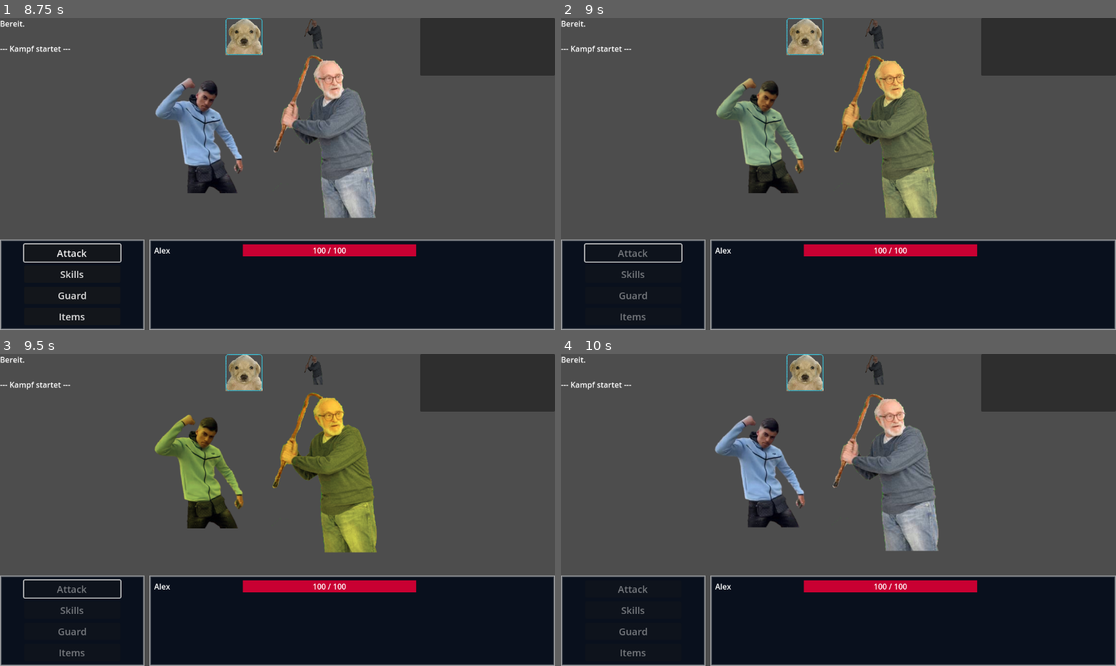
Above: before the commit, frames 1-4 (two rows, left to right).
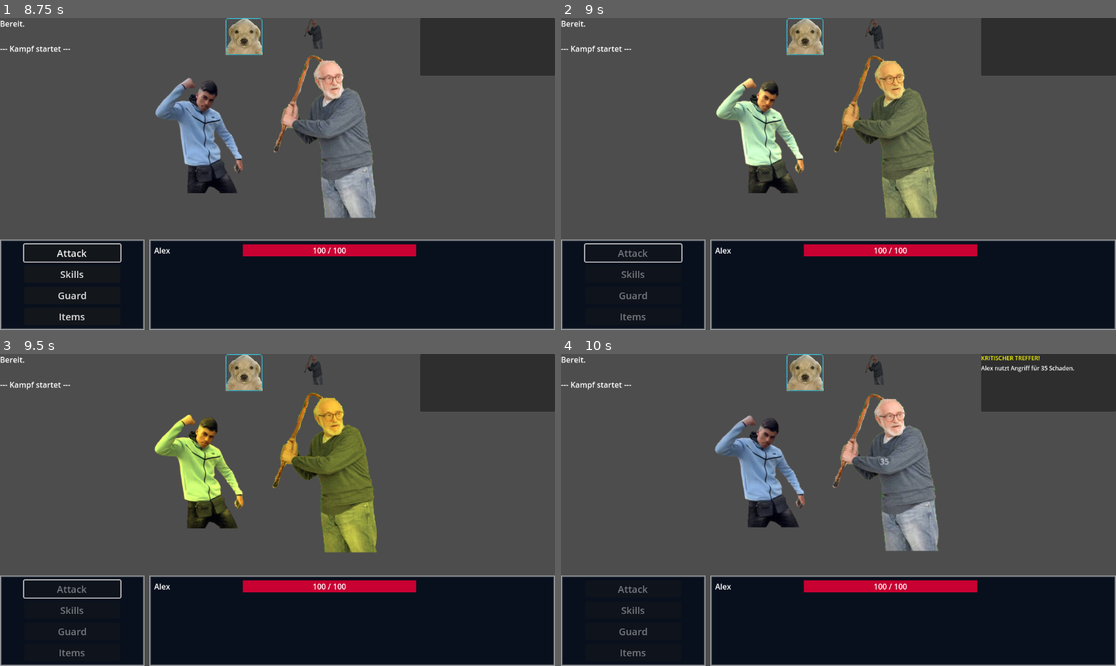
Above: after the commit, the same moments.

Repository: Marv0407/kotstulle-game
Game: Godot game, scene res://scenes/control.tscn
Two runs of this game, one before a commit and one after it. Both use one fixed random seed, a clock stepped at 60 frames per second and the inputs below. The engine's default icon, where the game draws it, is replaced by a stand-in: a white triangle on a blue panel in a dark square.
Inputs (mouse positions are in pixels of both pictures, inside the frame that each line leads up to):
- Up to frame 1 (8.75 s): click "Start New Game" at 0.5 s; click (77, 39) at 1.27 s; type "Alex" at 1.35 s; click "Hero" at 2 s; click "Starten" at 2.75 s; tap Enter (ui_accept) at 3.5, 3.77, 4.25, 4.52, 6.02, 6.77, 7.52 s; move the mouse to (399, 158) at 3.52 s; hold Right (ui_right) 3.53-4.28 s; click (399, 158) at 3.67 s; move the mouse to (166, 189) at 4.27 s; hold Down (ui_down) 4.28-5.03 s; move the mouse to (333, 105) at 5.02 s; hold Right (ui_right) 5.03-5.78 s; move the mouse to (249, 236) at 5.77 s; hold Up (ui_up) 5.78-6.53 s; click (249, 236) at 5.92 s; move the mouse to (444, 220) at 6.52 s; hold Left (ui_left) 6.53-8 s; move the mouse to (111, 127) at 7.27 s; click "Start Battle" at 8 s
- Up to frame 2 (9 s): click "Attack" at 8.75 s
- Up to frame 3 (9.5 s): no input
- Up to frame 4 (10 s): move the mouse to (866, 510) at 9.52 s; hold Down (ui_down) from 9.53 s (still down); click (866, 510) at 9.67 s

Frame 1 is identical in both runs. In frame 2, 2.2% of the frame differs, in the area x 27-44%, y 19-54%; in frame 3, 2.2%; in frame 4, 0.3%.
Error before the commit: Invalid access to property or key 'target_selector' on a base object of type 'null instance'. (res://scripts/battle_manager.gd:277)

Commit message:
Add XP/gold, item drops, and logging
Adjust game data and resources: add xp_yield and gold to several enemy resources (Rentner, Talahons) and attach an enemy skill to Rentner; update Hero resource with description, max_mp, stat growths, and reordered portrait/skills. Export new fields in CharData (gold, items, item_dropchance). GameData: add XP gain logging and level-up printouts when awarding XP. Battle manager: cache victory UI labels for XP/gold (placeholders/TODOs left). Fix asset path in battle_test (PlayerAttack skill path).

Diff:
--- a/ressources/Enemies/Rentner.tres
+++ b/ressources/Enemies/Rentner.tres
@@ -1,8 +1,9 @@
-[gd_resource type="Resource" script_class="CharData" load_steps=4 format=3 uid="uid://dayx4q8vorwm3"]
+[gd_resource type="Resource" script_class="CharData" load_steps=5 format=3 uid="uid://dayx4q8vorwm3"]
 
 [ext_resource type="Script" uid="uid://b4vfx11poblgj" path="res://scripts/char_data.gd" id="1_8o84g"]
 [ext_resource type="Texture2D" uid="uid://bh8cwmw6im54w" path="res://ressources/sprites/Rentner_Stock.png" id="2_812gd"]
 [ext_resource type="Script" uid="uid://d0ehdwbbf3lbd" path="res://scripts/SkillData.gd" id="2_gtbep"]
+[ext_resource type="Resource" uid="uid://cvwhn0040wxgy" path="res://ressources/EnemySkills/Stockhieb.tres" id="4_gtbep"]
 
 [resource]
 script = ExtResource("1_8o84g")
@@ -15,7 +16,9 @@
 luck = 4
 speed = 4
 level = 1
+skills = Array[ExtResource("2_gtbep")]([ExtResource("4_gtbep")])
 portrait = ExtResource("2_812gd")
 sprite = ExtResource("2_812gd")
-xp_yield = 10
+xp_yield = 120
+gold = 1
 metadata/_custom_type_script = "uid://b4vfx11poblgj"
--- a/ressources/Enemies/Talahons.tres
+++ b/ressources/Enemies/Talahons.tres
@@ -18,4 +18,6 @@
 level = 1
 skills = Array[ExtResource("2_ts8p0")]([ExtResource("3_0h4ic")])
 sprite = ExtResource("2_t20ei")
+xp_yield = 30
+gold = 12
 metadata/_custom_type_script = "uid://b4vfx11poblgj"
--- a/ressources/PlayerCharacters/Hero.tres
+++ b/ressources/PlayerCharacters/Hero.tres
@@ -7,11 +7,12 @@
 [ext_resource type="Resource" uid="uid://b4whja5r01bmo" path="res://ressources/PlayerSkills/feature_tester.tres" id="5_l3v28"]
 [ext_resource type="Resource" uid="uid://dw0u3emqgo6aw" path="res://ressources/PlayerSkills/random-duo.tres" id="6_of13q"]
 
-
 [resource]
 script = ExtResource("2_w4po3")
 name = "Hero"
+description = "Der Alleskönner und alles Gönner. Jack of all trades, master of jacking off."
 max_hp = 100
+max_mp = 100
 atk = 15
 def = 15
 sp_atk = 15
@@ -19,7 +20,8 @@
 luck = 15
 speed = 15
 level = 1
+atk_growth = 1
+sp_atk_growth = 1
+skills = Array[ExtResource("3_k4ngx")]([ExtResource("4_08kas"), ExtResource("5_l3v28"), ExtResource("6_of13q")])
 portrait = ExtResource("1_4ygyj")
-description = "Der Alleskönner und alles Gönner. Jack of all trades, master of jacking off."
-skills = Array[ExtResource("3_k4ngx")]([ExtResource("4_08kas"), ExtResource("5_l3v28"), ExtResource("6_of13q")])
 metadata/_custom_type_script = "uid://b4vfx11poblgj"
--- a/scripts/GameData.gd
+++ b/scripts/GameData.gd
@@ -64,13 +64,20 @@
 
 func add_xp_to_hero(hero_index: int, amount: int) -> bool:
 	var hero = party_members[hero_index]
+	var old_level = hero["level"]
 	hero["xp"] += amount
+
+	print("--- XP LOG ", hero["name"], " ---")
+	print("Erhalten: +", amount, " XP")
+	print("Aktuell: ", hero["xp"], " / ", get_required_xp(hero["level"]), " für Level ", hero["level"] + 1)
+
 	var leveled_up = false
 	while hero["xp"] >= get_required_xp(hero["level"]):
 		hero["xp"] -= get_required_xp(hero["level"])
 		hero["level"] += 1
 		_apply_level_up_stats(hero)
 		leveled_up = true
+		print("!!! LEVEL UP !!! Lvl: ", old_level, " > ", hero["level"])
 	return leveled_up
 
 func _apply_level_up_stats(hero: Dictionary):
--- a/scripts/battle_manager.gd
+++ b/scripts/battle_manager.gd
@@ -37,6 +37,11 @@
 @onready var action_menu = $"../DebugUI/CanvasLayer/PartyMenuContainer/ActionsContainer/ColorRect/VBoxContainer"
 @onready var victory_panel = $"../DebugUI/VictoryPanel"
 @onready var victory_label = $"../DebugUI/VictoryPanel/Header"
+@onready var xp_gained_label = $"../DebugUI/VictoryPanel/GridContainer/ExpLabel"
+@onready var gold_gained_label = $"../DebugUI/VictoryPanel/GridContainer/GoldLabel"
+
+
+
 #endregion
 
 # --- SETUP ---
@@ -473,7 +478,8 @@
 func show_result_screen(title: String):
 	victory_panel.show()
 	victory_label.text = title
-	# exp_label.text = details
+	#xp_gained_label.text = total_xp_gained # TODO
+	#gold_gained_label.text = total_gold_gained # TODO
 	print("Kampf beendet: " + title)
 
 func get_alive_enemies() -> Array[BattleCharacter]:
--- a/scripts/battle_test.gd
+++ b/scripts/battle_test.gd
@@ -14,7 +14,7 @@
 	start_battle_btn.hide()
 
 func _on_basic_attack_pressed() -> void:
-	var skill = load("res://ressources/skills/PlayerAttack.tres")
+	var skill = load("res://ressources/PlayerSkills/PlayerAttack.tres")
 	battle_manager.start_target_selection(battle_manager.get_current_actor(), skill)
 
 func _on_button_pressed() -> void:
--- a/scripts/char_data.gd
+++ b/scripts/char_data.gd
@@ -37,6 +37,9 @@
 
 @export_group("Drops")
 @export var xp_yield: int
+@export var gold: int
+@export var items: Array[SkillData] = [] # FIXME hier ItemData einfügen
+@export_range(0, 100) var item_dropchance: float = 100
 
 @export_group("Misc.")
 @export var resistances := {
